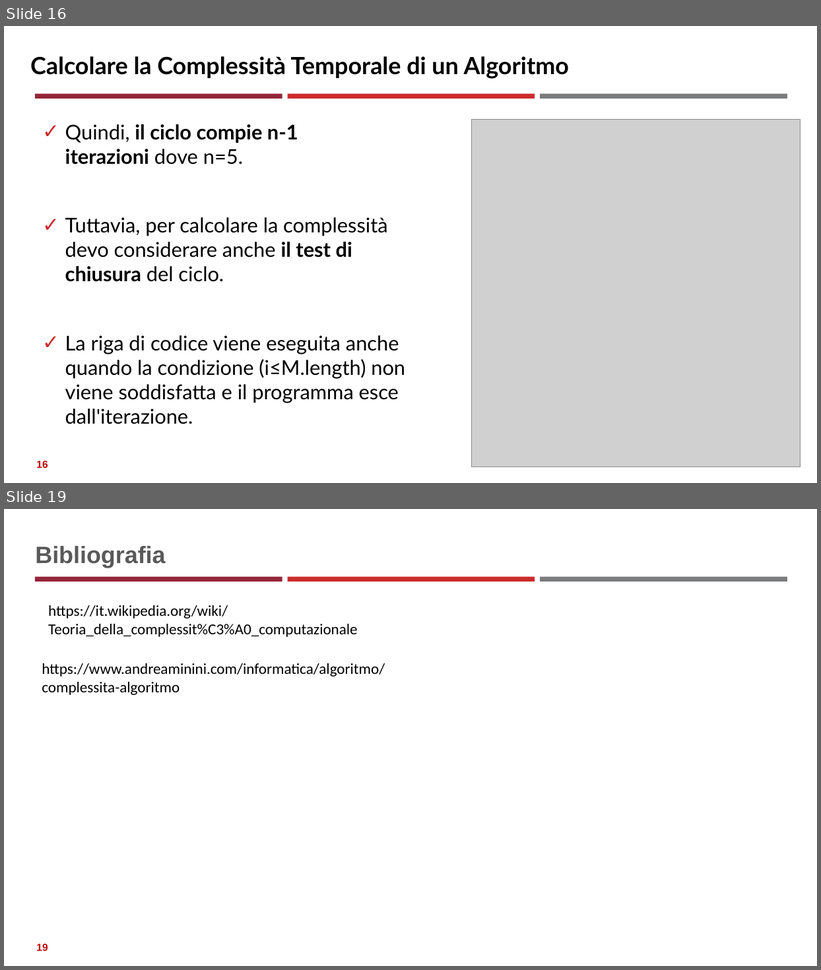
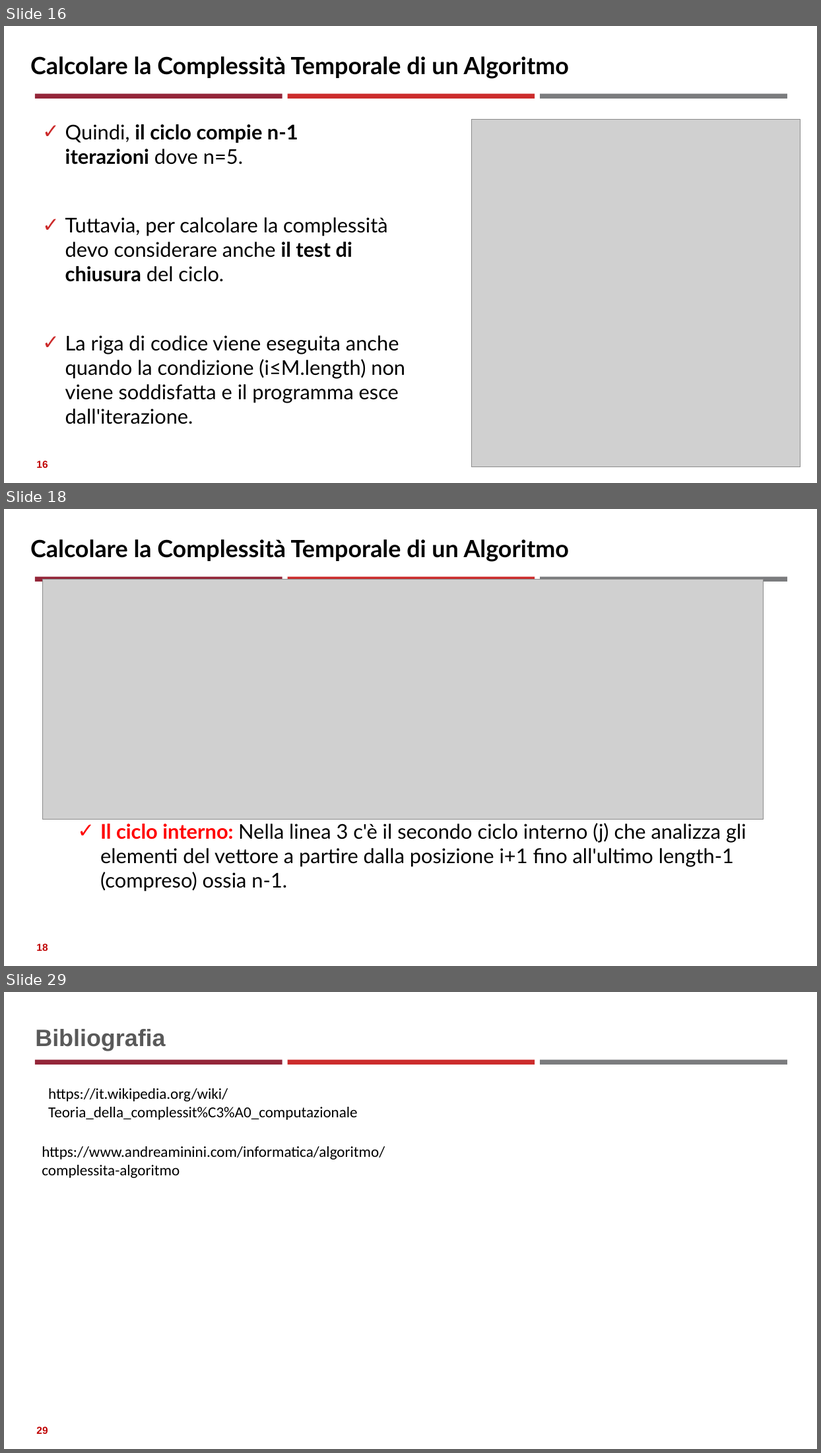
Before and after one commit to neural1977/data_science_interview_material, a slide deck: Assicurazioni/Complessità di algoritmi e problemi_ita.pptx. Shown one above the other, each under a label of ours: slides 16 and 19 before the commit, slides 16, 18 and 29 after it; the slides between them are not shown. The pictures are 821x970 and 821x1453 pixels, drawn with LibreOffice and Linux fonts; fonts in the diff are those of the drawing; grey boxes stand for pictures. Boxes give left, top, right and bottom in pixels: in the first picture for what was removed or moved away, otherwise in the second. Text is boxed around its words. In the diff, an @@ line names an element or a change of style, - is before the commit and + after.

```diff
--- a/Assicurazioni/Complessità di algoritmi e problemi_ita.pptx
+++ b/Assicurazioni/Complessità di algoritmi e problemi_ita.pptx
@@ slide 18 added at (4, 509, 817, 966), background #FFFFFF; not listed: 3 template elements that a slide beside it also shows @@
@@ text added at (30, 539, 570, 562), 28 pt, text #000000, bold @@
+Calcolare la Complessità Temporale di un Algoritmo
@@ picture added at (42, 579, 764, 819) @@
@@ text added at (100, 823, 746, 892), 24 pt, text #000000 @@
+✓ Il ciclo interno: Nella linea 3 c'è il secondo ciclo interno (j) che analizza gli elementi del vettore a partire dalla posizione i+1 fino all'ultimo length-1 (compreso) ossia n-1.
@@ page number added at (36, 944, 48, 951), 12 pt, text #C00000, bold @@
+18
@@ what was slide 19 is now slide 29 @@
@@ page number at (36, 1427, 48, 1434): text changed @@
-19
+29
```
Also in this commit, not shown: 1 slide changed, 9 other slides added, 4 other files.
